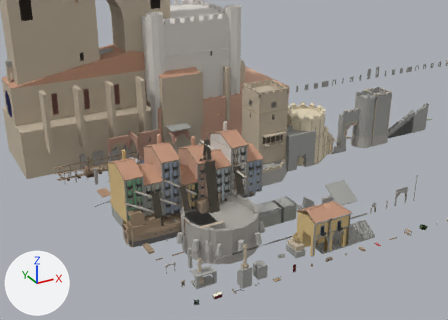
Two versions of the Blender file assets/level/source/kit.blend, one commit apart.
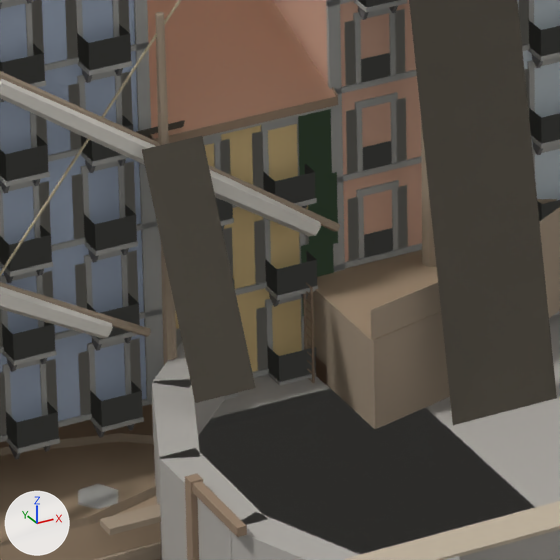
Old and new are each drawn from a 50 mm lens placed at (-56.7, -117.5, 97.1), pointed at (30.4, 40.8, 18.0) and again close up on the part from 37% to 49% of the width and 54% to 71% of the height. The axes (+X, +Y, +Z) are drawn at lower left. The lights are the same throughout. The first two pictures are the older version.

Script lines for the objects in view, before the commit:
```python
ob_kit_casa_d = bpy.data.objects.new('kit_casa_d', me_kit_casa_d)
ob_kit_casa_d.location = (18.0, 48.0, 0.0)
ob_kit_casa_f = bpy.data.objects.new('kit_casa_f', me_kit_casa_f)
ob_kit_casa_f.location = (30.0, 48.0, 0.0)
ob_kit_crane = bpy.data.objects.new('kit_crane', me_kit_crane)
ob_kit_crane.location = (12.0, 32.0, 0.0)
# also in view: 'kit_mole_8' at (18.0, 30.3, -0.2); 'kit_casa_c' at (12.0, 47.8, 12.7); 'kit_carrack_rig' at (24.8, 40.0, 15.0); 'kit_mole_head' at (23.7, 31.1, -0.2); 'kit_caravel' at (6.0, 40.0, 6.8)
```
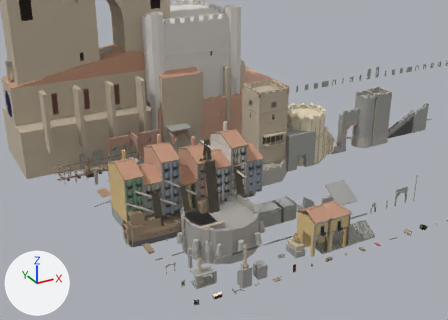
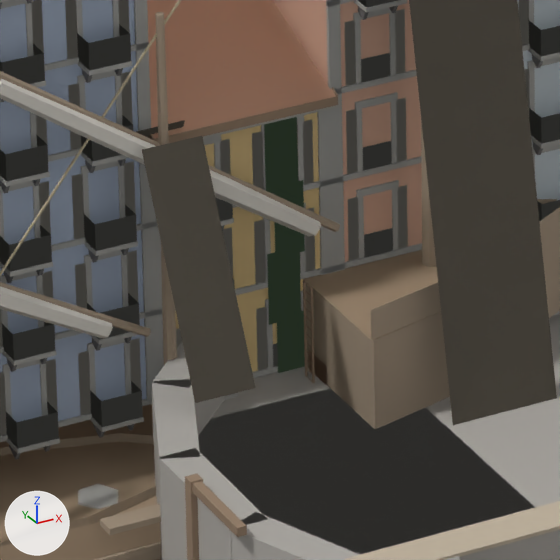
Location of each change, [x1, y1, x2, y2] in pixels of the close-ups (560 x 560 px):
part 1 of me_kit_casa_d, deleted
    before: [263, 164, 338, 386]
part 2 of me_kit_casa_d, reshaped
    before: [298, 109, 334, 316]
    after: [264, 117, 305, 373]

What the commit changed:
me_kit_casa_d is used by ob_kit_casa_d; location (18.0, 48.0, 0.0).
me_kit_casa_d had 1852 vertices, 464 faces and spanned x -3.1..3.2, y -7.9..7.5, z 0.0..16.3.
me_kit_casa_d now has 1588 vertices, 398 faces and spans x -3.1..3.1, y -7.9..7.5, z 0.0..16.3.
me_kit_casa_d part 1: 76 loose pieces with 304 vertices, spanning x 0.7..3.2, y -7.9..-6.9, z 3.0..10.5, are deleted.
Part 2, on me_kit_casa_d:
6 faces are deleted.
12 vertices in x 3.0, y -7.2, z 0.8..12.1 move by (-2.2, 0.0, 0.0).
20 vertices are added at x 0.9..1.0, y -7.2..-7.1, z 3.0..10.5.
20 new vertices lie (1.0, 0.0, 0.0) away from vertices in x 0.9..1.0, y -7.2..-7.1, z 3.0..10.5.
6 new faces join them, mat_iron_rail (grey #7c7c76).
10 new faces join them, mat_ivy (greyish green #658161).
Other edits to the shape of me_kit_casa_d do not show in these pictures.
